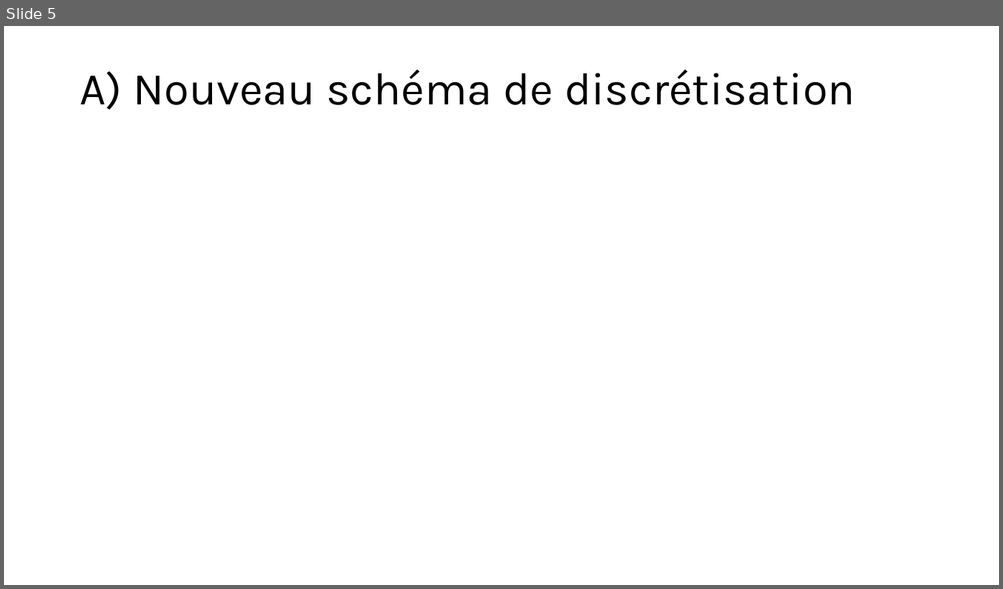
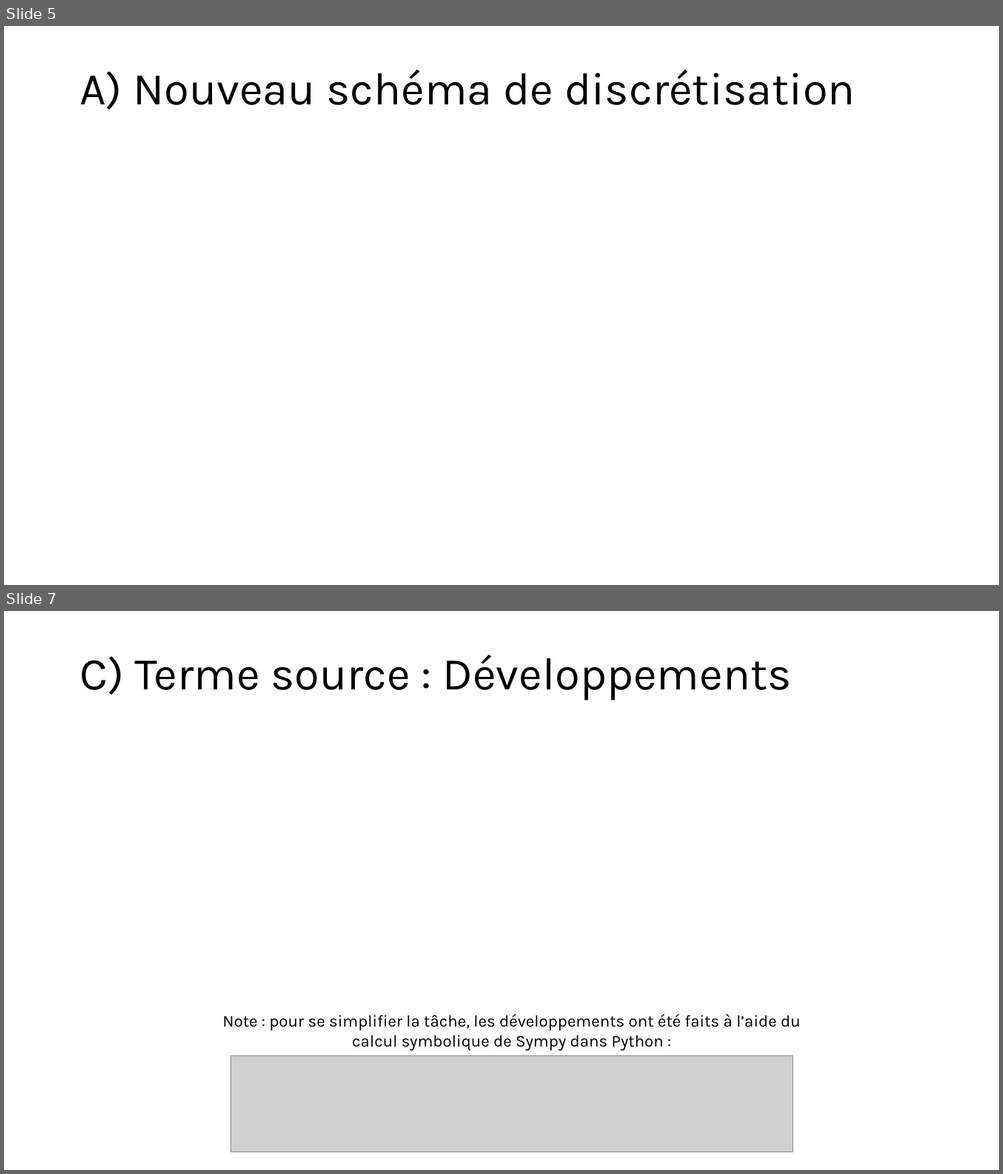
Before and after one commit to antoine-pt/MEC8211, a slide deck: MEC8211-Devoir2.pptx. Shown one above the other, each under a label of ours: slide 5 before the commit, slides 5 and 7 after it; the slides between them are not shown. The pictures are 1003x589 and 1003x1174 pixels, drawn with LibreOffice and Linux fonts; fonts in the diff are those of the drawing; grey boxes stand for pictures. Boxes give left, top, right and bottom in pixels: in the first picture for what was removed or moved away, otherwise in the second. Text is boxed around its words. In the diff, an @@ line names an element or a change of style, - is before the commit and + after.

Commit message:
Ajout des diapos B, C, D, F dans le powerpoint

```diff
--- a/MEC8211-Devoir2.pptx
+++ b/MEC8211-Devoir2.pptx
@@ slide 7 added at (4, 611, 999, 1170), background #FFFFFF @@
@@ title added at (79, 655, 791, 701), 44 pt, text #000000 @@
+C) Terme source : Développements
@@ text added at (222, 1014, 800, 1051), 16 pt, text #000000 @@
+Note : pour se simplifier la tâche, les développements ont été faits à l’aide du calcul symbolique de Sympy dans Python :
@@ picture added at (231, 1056, 793, 1153) @@
```
Also in this commit, not shown: 5 other slides added.
